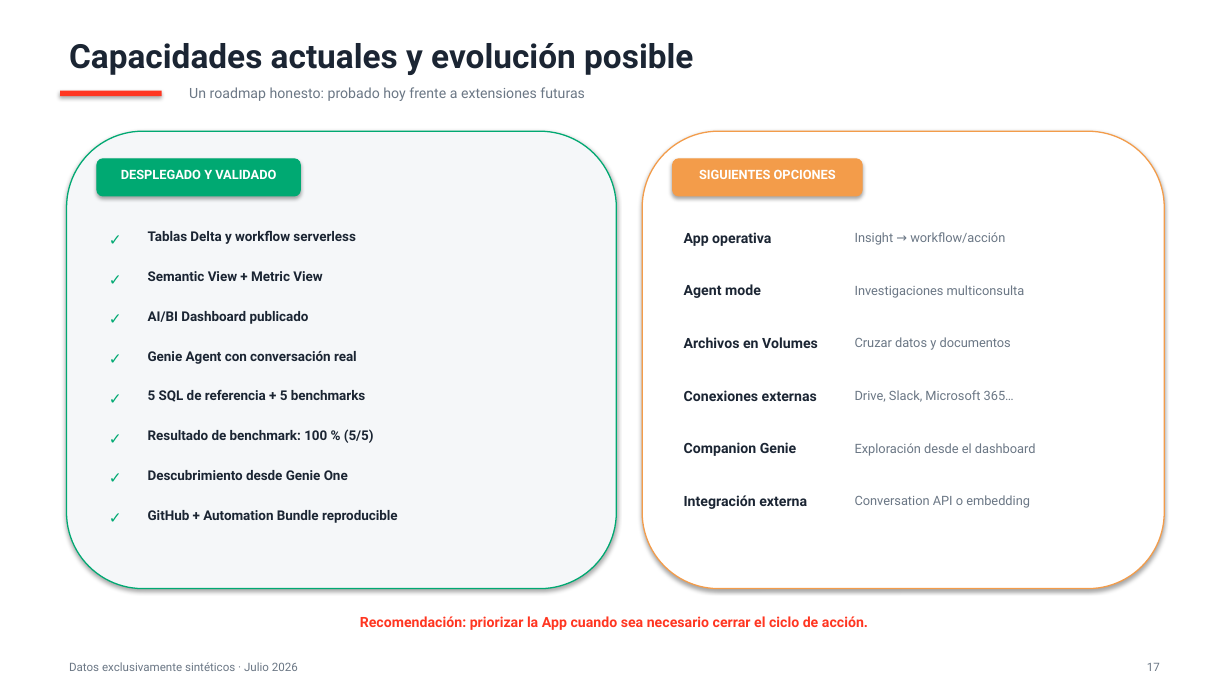
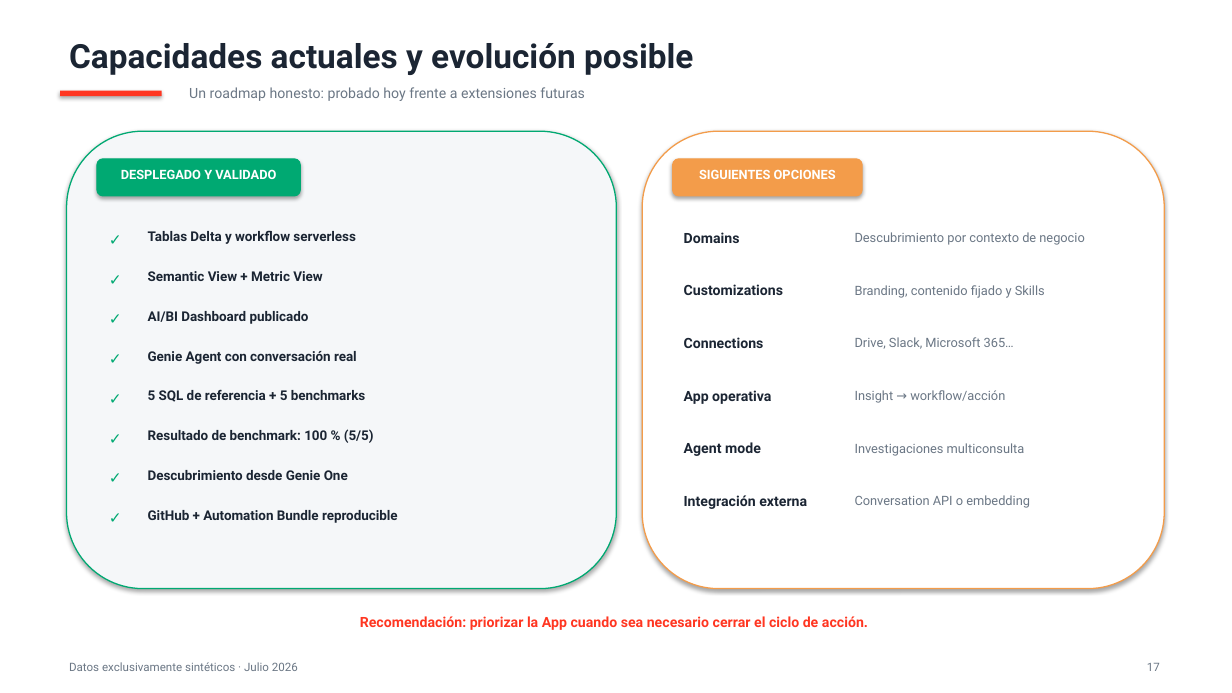
Before and after one commit to Rafavermar/Databricks-Genie-Demo, a slide deck: slide 17 of presentation/renewable_operations_demo.pptx. Drawn at 1232x693 pixels with LibreOffice and Linux fonts; fonts in the diff are those of the drawing. Boxes give left, top, right and bottom in pixels: in the first picture for what was removed or moved away, otherwise in the second. Text is boxed around its words. In the diff, an @@ line names an element or a change of style, - is before the commit and + after.

Commit message:
Clarify Genie One scope and improve deliverables

```diff
--- a/presentation/renewable_operations_demo.pptx
+++ b/presentation/renewable_operations_demo.pptx
@@ text at (x1=684, y1=232, x2=740, y2=243): text changed @@
-App operativa
+Domains
@@ text at (x1=855, y1=232, x2=1084, y2=245): text changed @@
-Insight → workflow/acción
+Descubrimiento por contexto de negocio
@@ text at (x1=684, y1=284, x2=783, y2=295): text changed @@
-Agent mode
+Customizations
@@ text at (x1=855, y1=285, x2=1045, y2=298): text changed @@
-Investigaciones multiconsulta
+Branding, contenido fijado y Skills
@@ text "Drive, Slack, Microsoft 365…" moved from (x1=855, y1=390, x2=1014, y2=402) to (x1=855, y1=337, x2=1014, y2=349) @@
@@ text at (x1=684, y1=337, x2=764, y2=348): text changed @@
-Archivos en Volumes
+Connections
@@ text removed at (x1=855, y1=337, x2=1011, y2=350) @@
-Cruzar datos y documentos
@@ text at (x1=684, y1=390, x2=771, y2=404): text changed @@
-Conexiones externas
+App operativa
@@ text added at (x1=855, y1=390, x2=1005, y2=403), 10 pt, text #6B7785 @@
+Insight → workflow/acción
@@ text at (x1=684, y1=442, x2=761, y2=456): text changed @@
-Companion Genie
+Agent mode
@@ text at (x1=855, y1=443, x2=1025, y2=456): text changed @@
-Exploración desde el dashboard
+Investigaciones multiconsulta
```
Also in this commit, not shown: 3 other slides changed, 7 other files.
